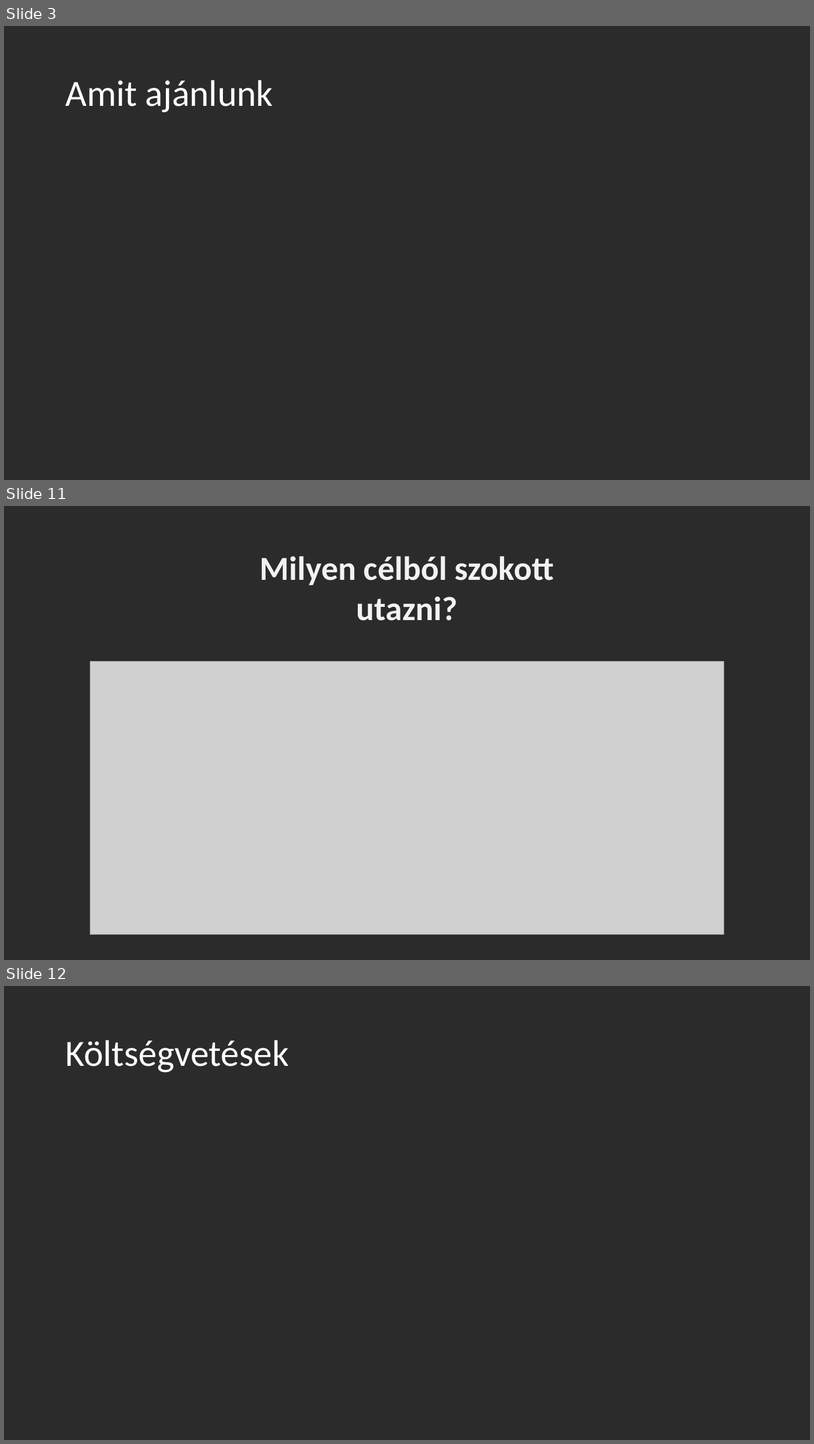
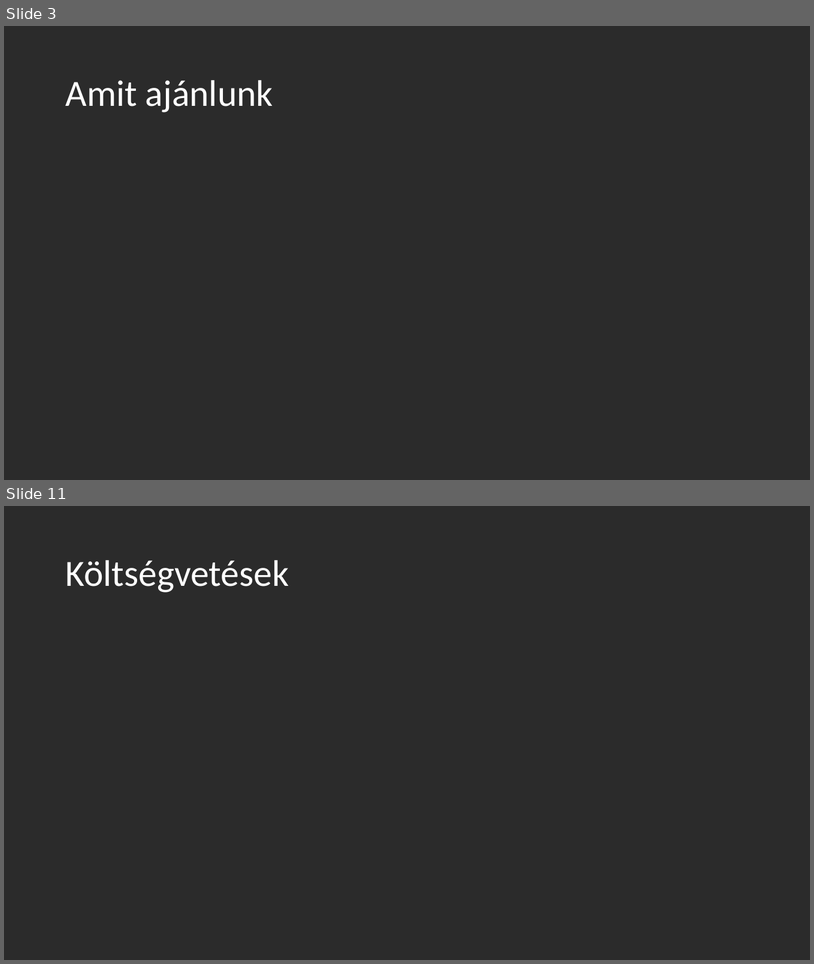
Before and after one commit to BEmma0/metetmatat-kft, a slide deck: netetmatat-ppt.pptx. Shown one above the other, each under a label of ours: slides 3, 11 and 12 before the commit, slides 3 and 11 after it; the slides between them are not shown. The pictures are 814x1444 and 814x964 pixels, drawn with LibreOffice and Linux fonts; fonts in the diff are those of the drawing; grey boxes stand for pictures; background and template pictures are left out; a plain dark background stands for a picture behind light text. Boxes give left, top, right and bottom in pixels: in the first picture for what was removed or moved away, otherwise in the second. Text is boxed around its words. In the diff, an @@ line names an element or a change of style, - is before the commit and + after.

```diff
--- a/netetmatat-ppt.pptx
+++ b/netetmatat-ppt.pptx
@@ slide 11 removed at <box>4,506,810,960</box>, background picture (left out) @@
@@ text removed at <box>260,556,554,621</box> @@
-Milyen célból szokott utazni?
@@ picture removed at <box>90,661,725,934</box> @@
@@ what was slide 12 is now slide 11 @@
```
Also in this commit, not shown: 5 slides changed, 3 slides added, 3 other slides removed.
